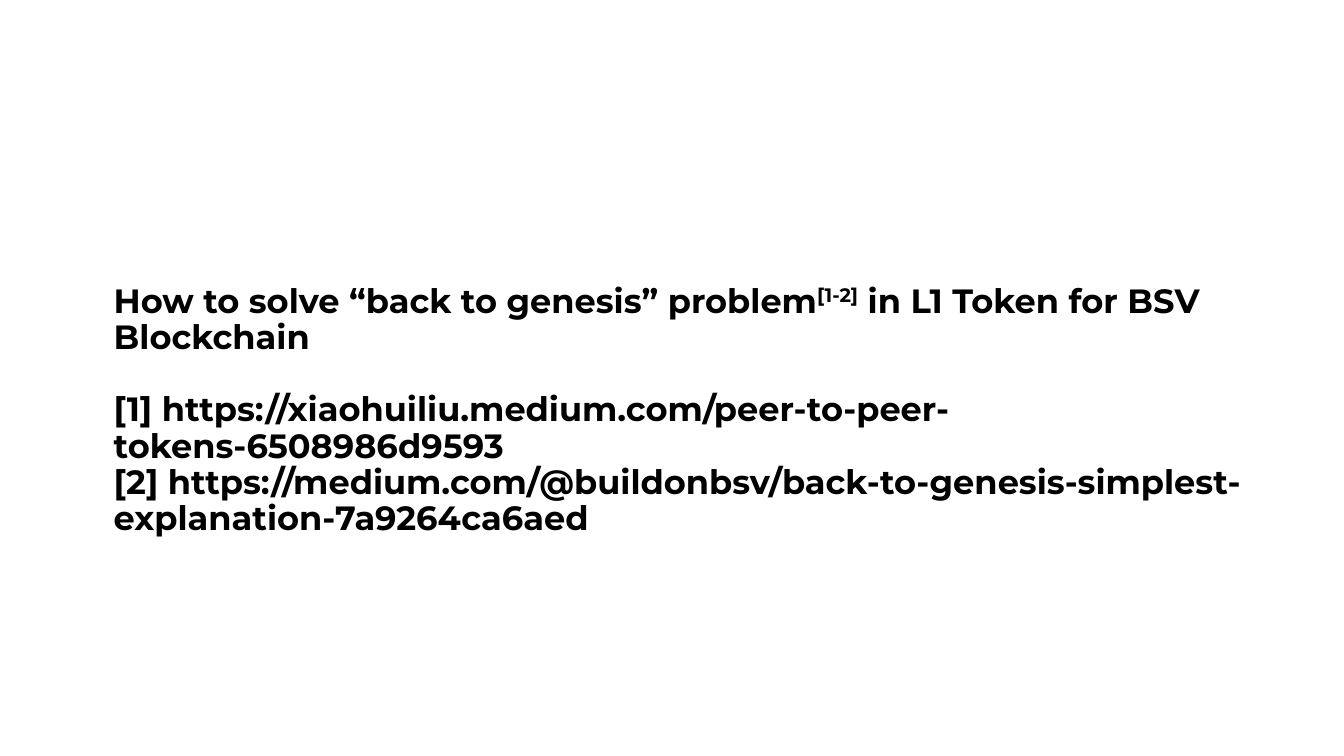
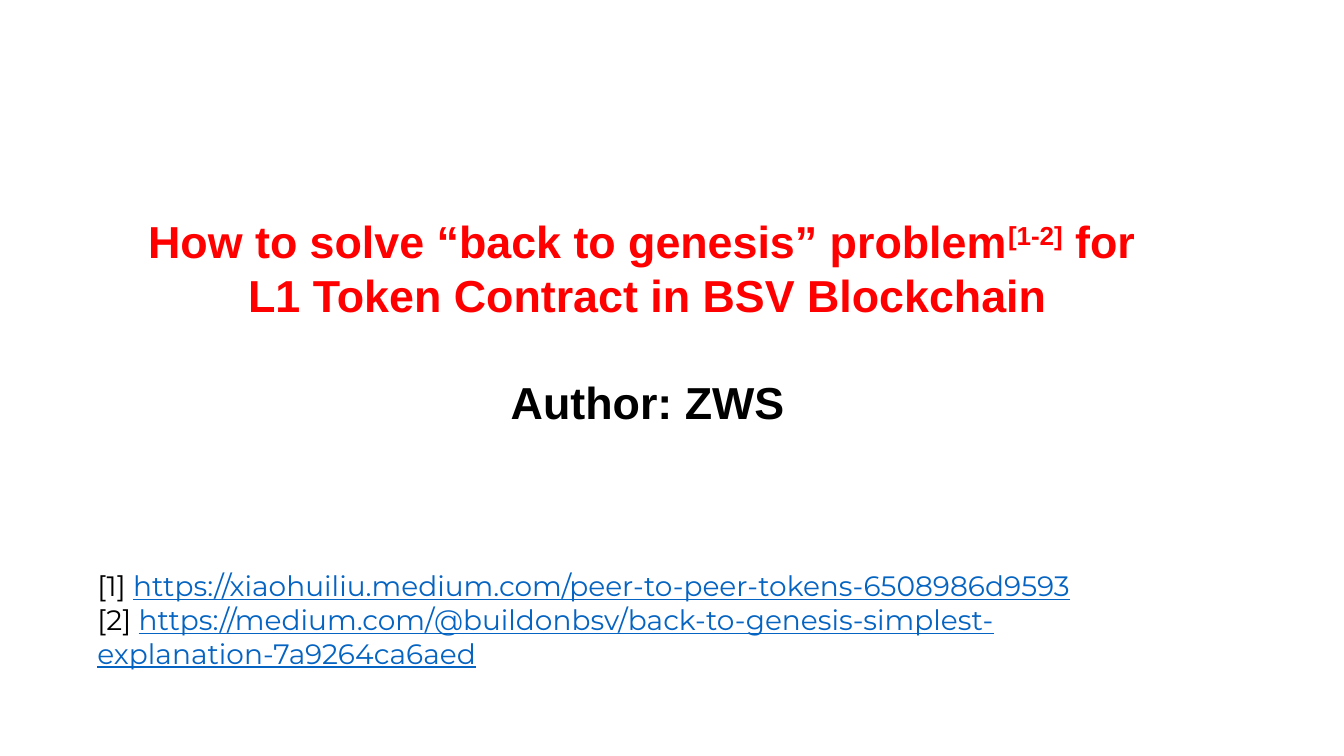
Before and after one commit to TuringBitChain/Document, a slide deck: slide 1 of Solve_BSV-L1-Contract_BackToGenesis_Problem_WithoutHardFork.pptx. Drawn at 1344x756 pixels with LibreOffice and Linux fonts; fonts in the diff are those of the drawing. Boxes give left, top, right and bottom in pixels: in the first picture for what was removed or moved away, otherwise in the second. Text is boxed around its words. In the diff, an @@ line names an element or a change of style, - is before the commit and + after.

```diff
--- a/Solve_BSV-L1-Contract_BackToGenesis_Problem_WithoutHardFork.pptx
+++ b/Solve_BSV-L1-Contract_BackToGenesis_Problem_WithoutHardFork.pptx
@@ text added at [148,225,1135,420], 32 pt, text #FF0000, bold @@
+How to solve “back to genesis” problem[1-2] for
+L1 Token Contract in BSV Blockchain
+Author: ZWS
@@ title at [97,572,1070,670]: text changed; size 24 to 20 pt; text colour #000000 to #0563C1; bold off @@
-How to solve “back to genesis” problem[1-2] in L1 Token for BSV Blockchain
-[1] https://xiaohuiliu.medium.com/peer-to-peer-tokens-6508986d9593
-[2] https://medium.com/@buildonbsv/back-to-genesis-simplest-explanation-7a9264ca6aed
+[1] https://xiaohuiliu.medium.com/peer-to-peer-tokens-6508986d9593
+[2] https://medium.com/@buildonbsv/back-to-genesis-simplest-explanation-7a9264ca6aed
```
Also in this commit, not shown: 6 other slides changed.
